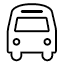
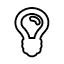
Revision of a layered w=64, h=64 image; what changed, layer by layer:
painted on (unnamed layer) over [8, 5, 55, 60]
